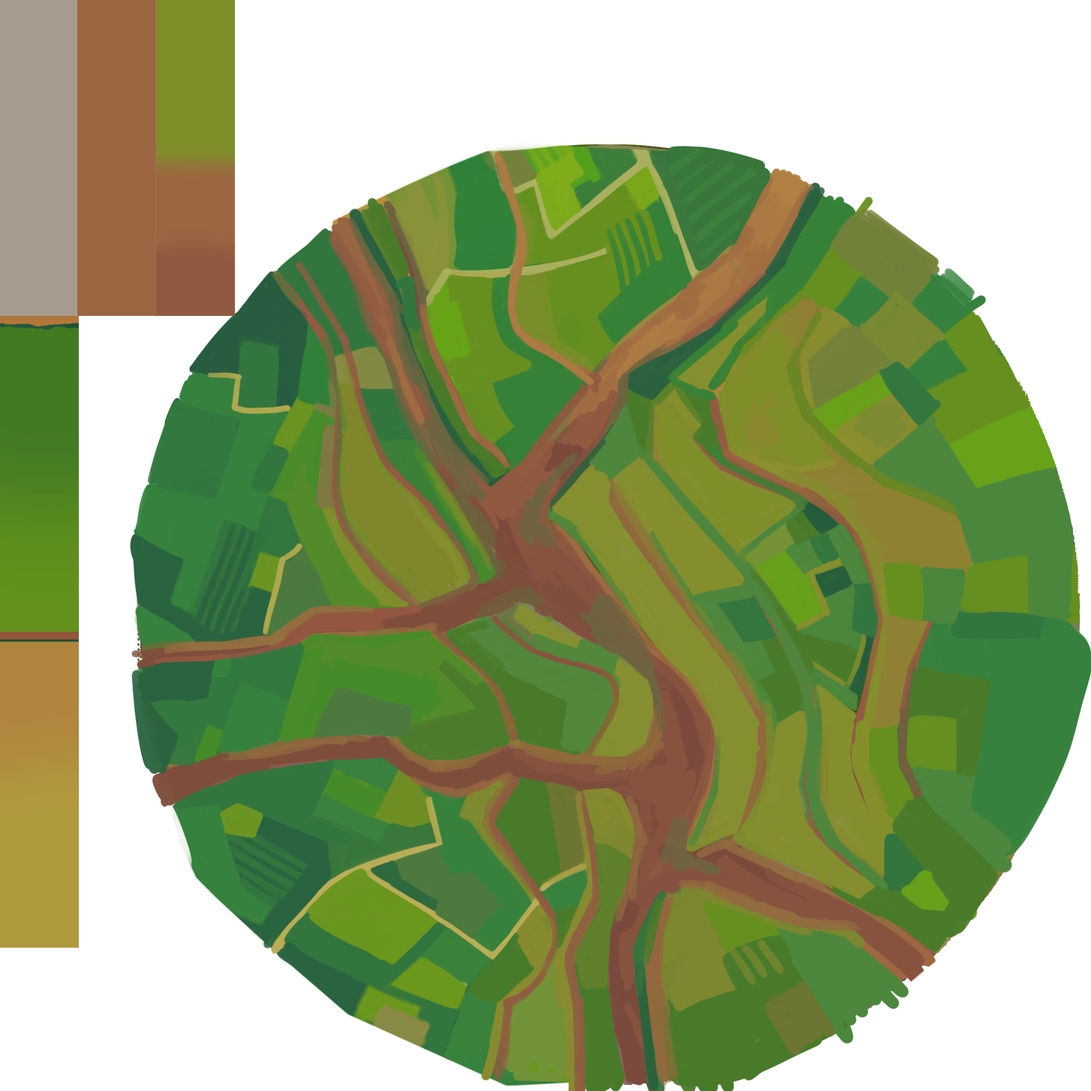
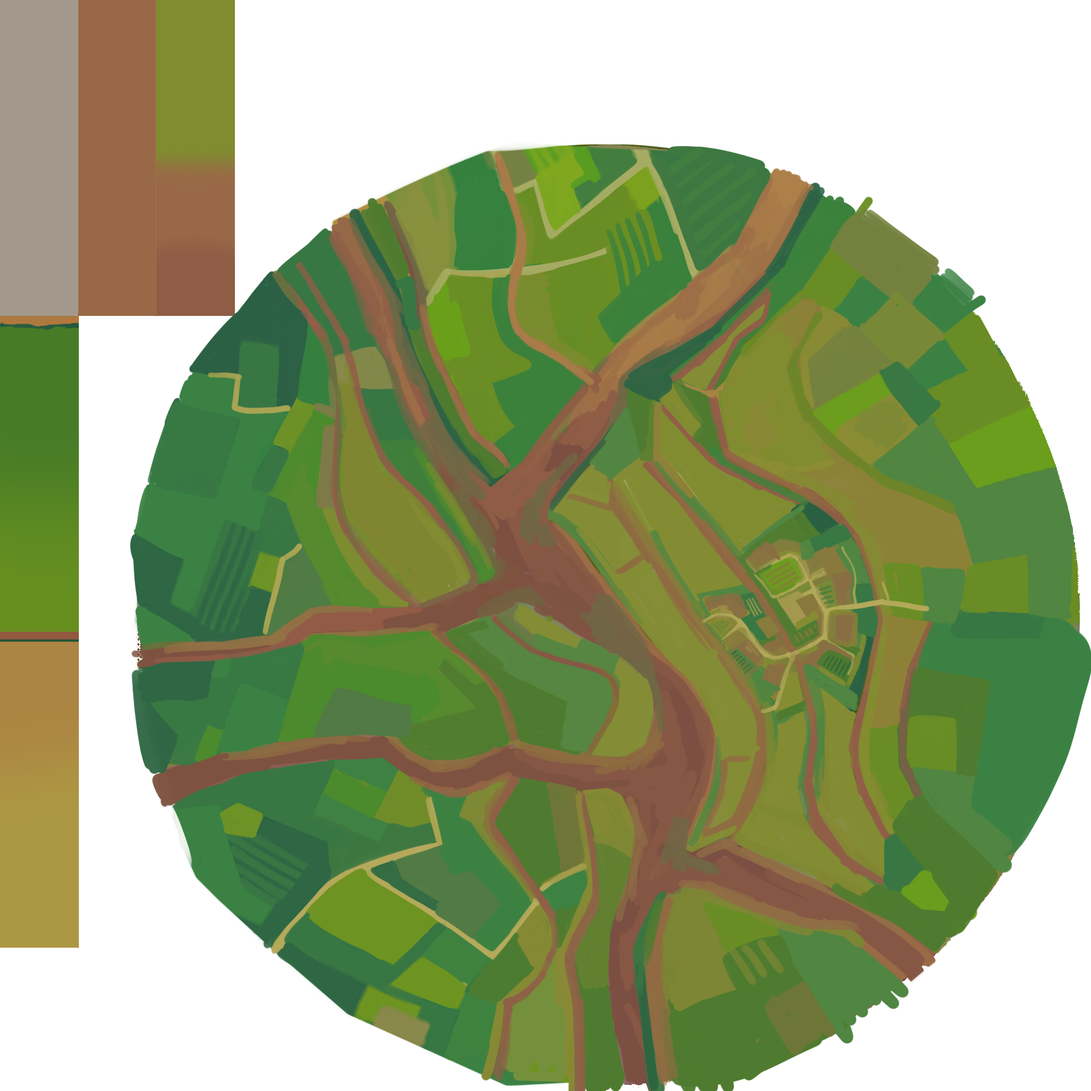
Two versions of the same layered image (1091x1091). Layer-by-layer changes:
moved "Calque 4 copie" above "Calque 8", painted on it over [0, 0, 1091, 1091]
